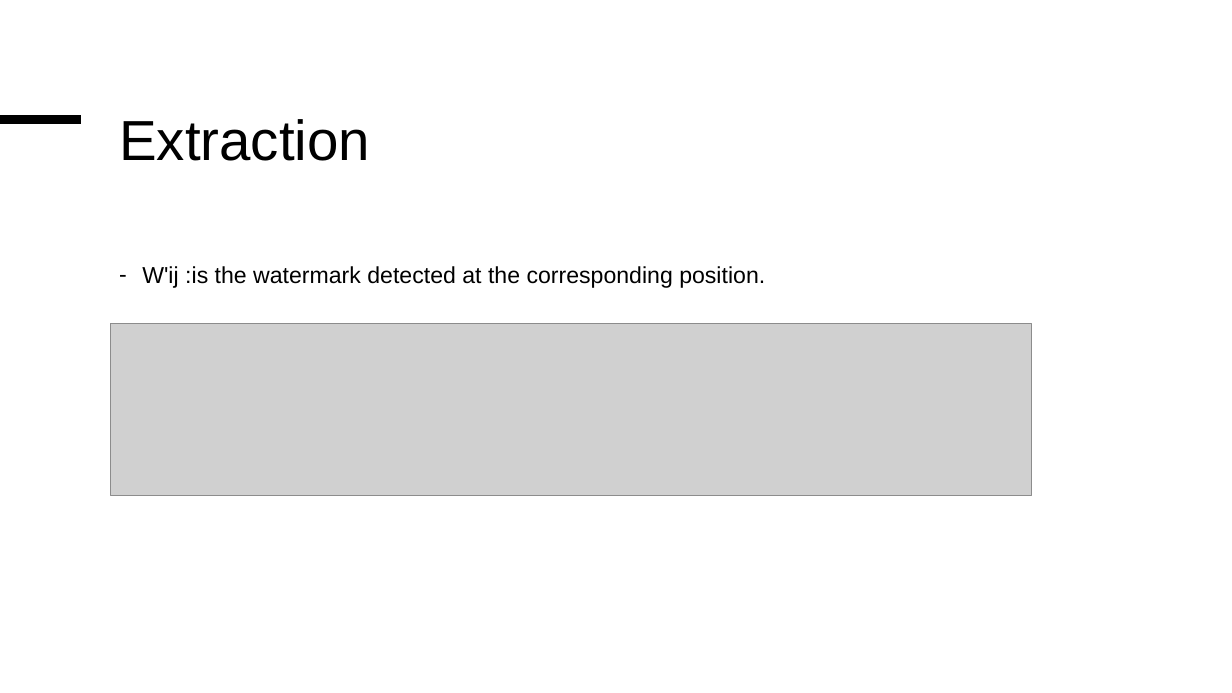
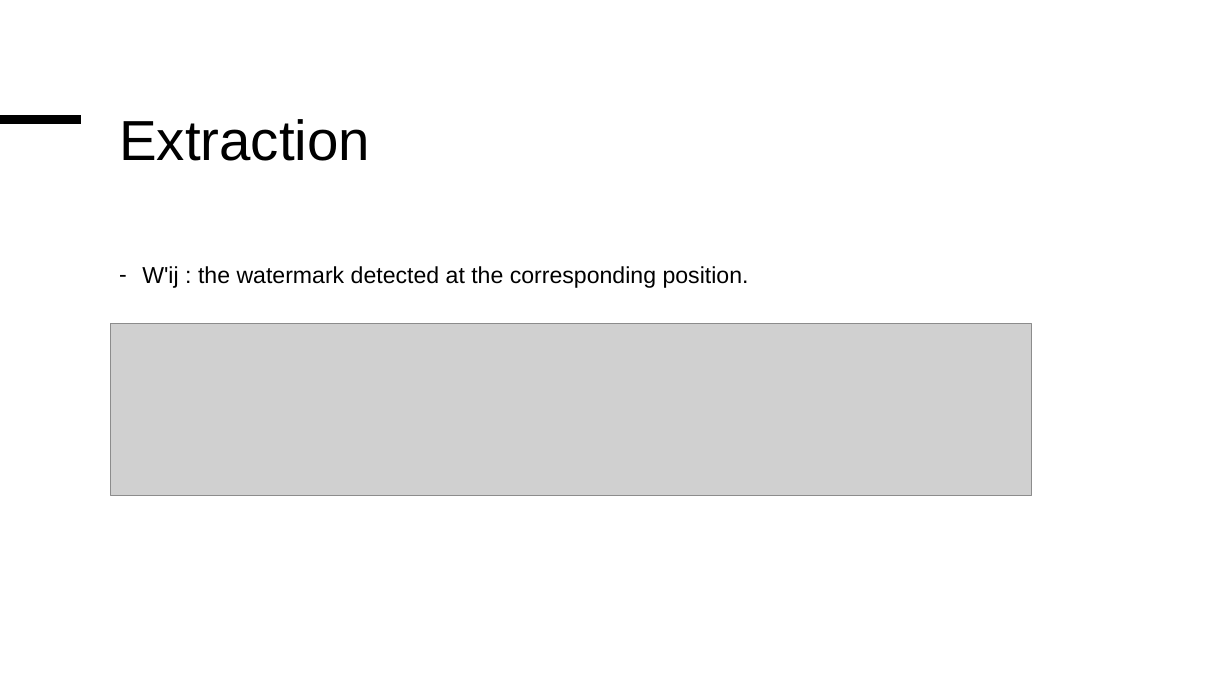
Before and after one commit to RiverUp/The-Robustness-of-Watermark-Embeddedness-Based-on-Different-Transformations-with-Different-Algorithm, a slide deck: slide 19 of report/The Robustness of Watermark Embeddedness Based on Different Transformations with Different Algorithms into Different Fre.pptx. Drawn at 1232x693 pixels with LibreOffice and Linux fonts; fonts in the diff are those of the drawing; grey boxes stand for pictures. Boxes give left, top, right and bottom in pixels: in the first picture for what was removed or moved away, otherwise in the second. Text is boxed around its words. In the diff, an @@ line names an element or a change of style, - is before the commit and + after.

```diff
--- a/report/The Robustness of Watermark Embeddedness Based on Different Transformations with Different Algorithms into Different Fre.pptx
+++ b/report/The Robustness of Watermark Embeddedness Based on Different Transformations with Different Algorithms into Different Fre.pptx
@@ text at <box>142,266,749,288</box>: text changed @@
-– W'ij :is the watermark detected at the corresponding position.
+– W'ij : the watermark detected at the corresponding position.
```
Also in this commit, not shown: 4 other slides changed, 1 slide added, 1 slide removed, 1 other file.
